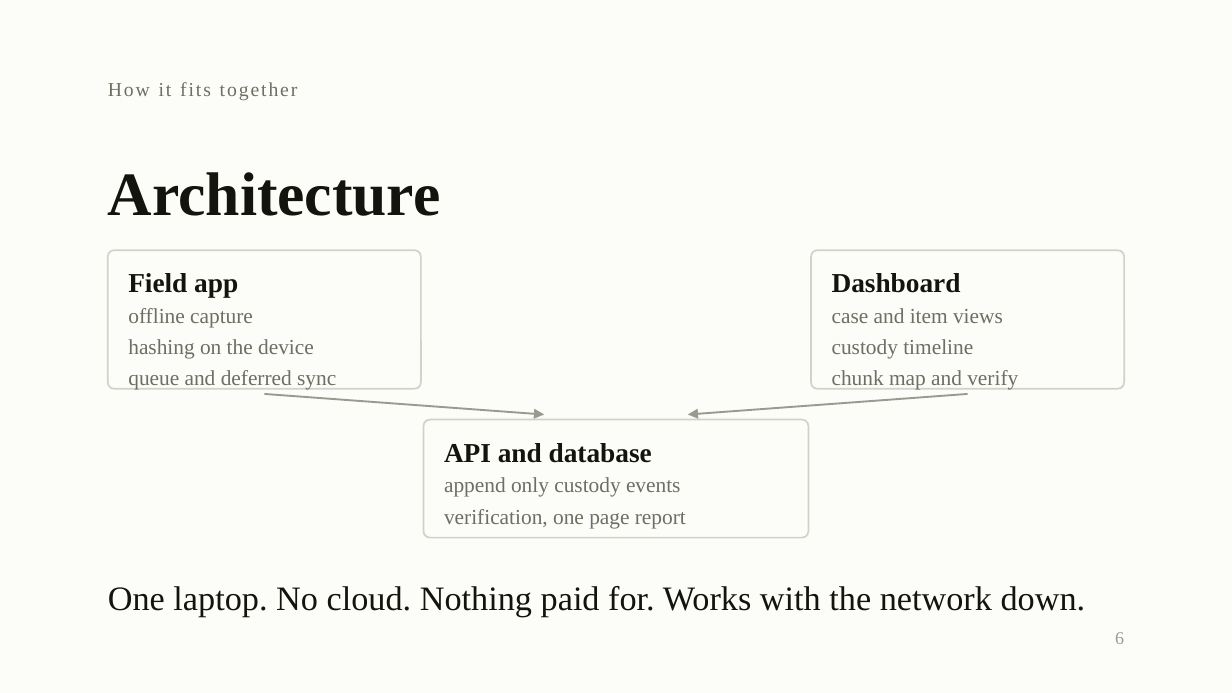
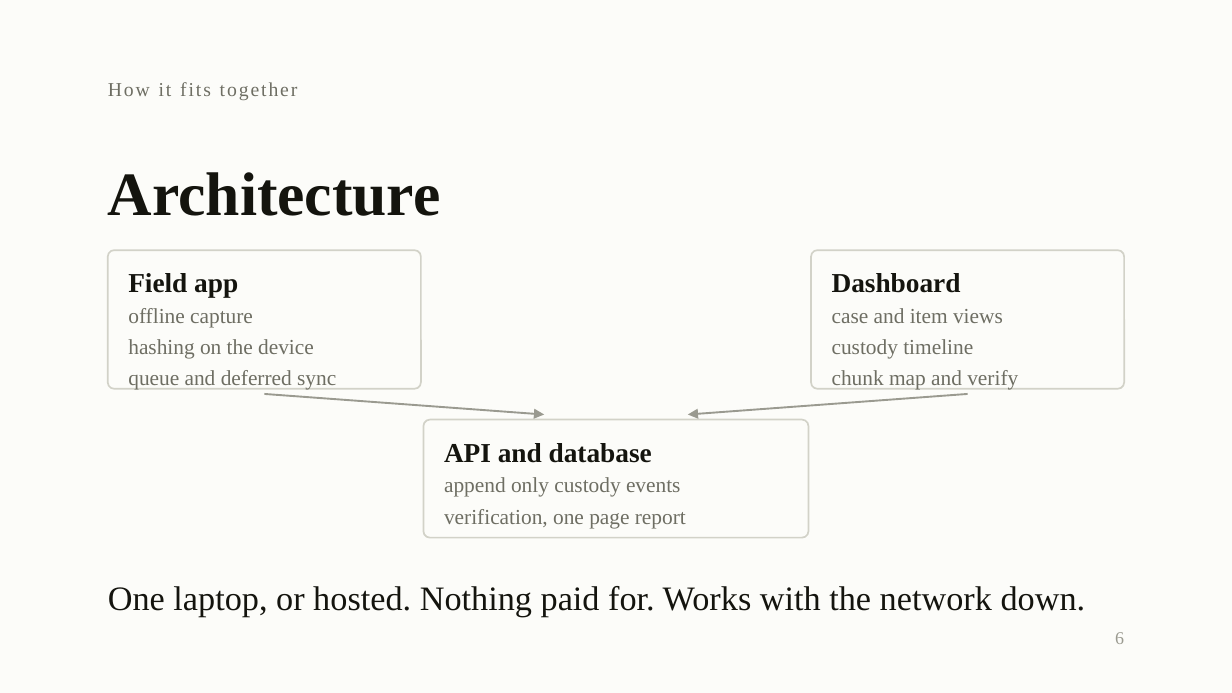
Before and after one commit to devLipeunim/custody-api, a slide deck: slide 6 of deck/custody-deck.pptx. Drawn at 1232x693 pixels with LibreOffice and Linux fonts; fonts in the diff are those of the drawing. Boxes give left, top, right and bottom in pixels: in the first picture for what was removed or moved away, otherwise in the second. Text is boxed around its words. In the diff, an @@ line names an element or a change of style, - is before the commit and + after.

```diff
--- a/deck/custody-deck.pptx
+++ b/deck/custody-deck.pptx
@@ text at (x1=108, y1=586, x2=1086, y2=617): text changed @@
-One laptop. No cloud. Nothing paid for. Works with the network down.
+One laptop, or hosted. Nothing paid for. Works with the network down.
```
Also in this commit, not shown: 1 other slide changed, 10 other files.
